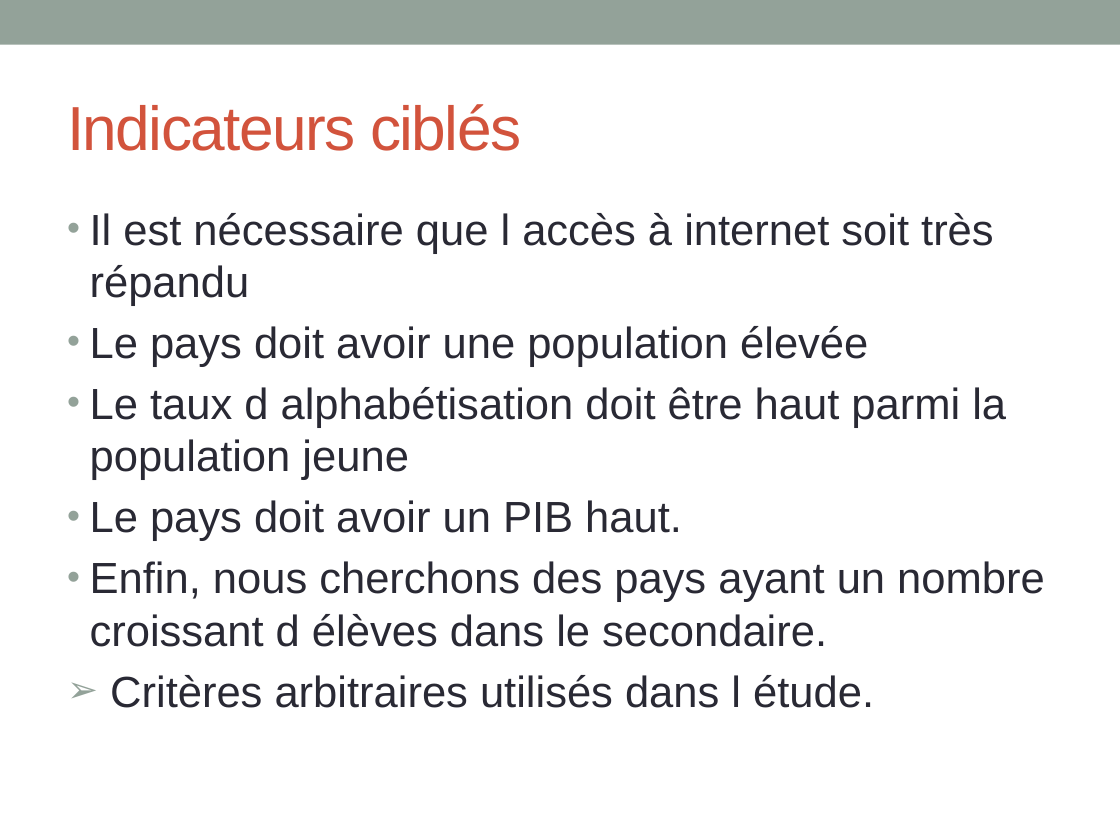
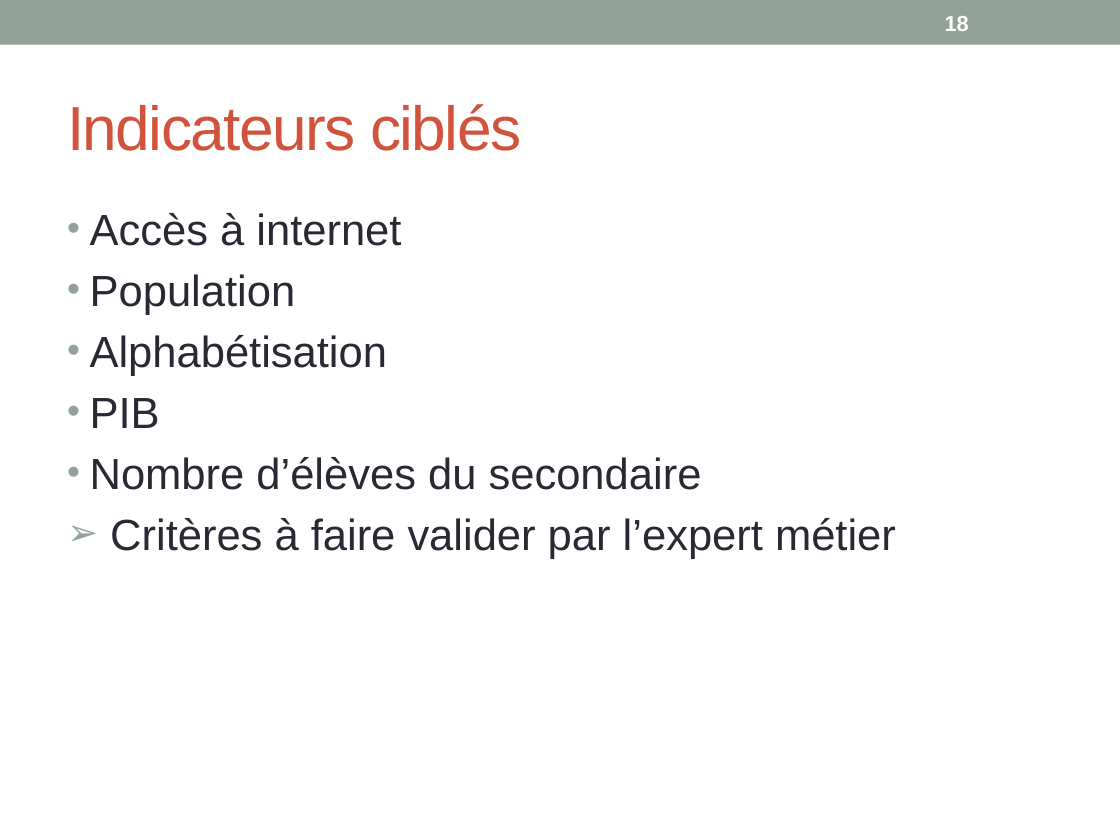
Before and after one commit to khub41/OC_P02, a slide deck: slide 18 of Presentation_P02.pptx (slide 17 before the commit). Drawn at 1120x840 pixels with LibreOffice and Linux fonts; fonts in the diff are those of the drawing. Boxes give left, top, right and bottom in pixels: in the first picture for what was removed or moved away, otherwise in the second. Text is boxed around its words. In the diff, an @@ line names an element or a change of style, - is before the commit and + after.

```diff
--- a/Presentation_P02.pptx
+++ b/Presentation_P02.pptx
@@ page number added at [945,16,969,31], 14 pt, text #FFFFFF, bold @@
+18
@@ text at [90,213,896,559]: text changed @@
-• Il est nécessaire que l accès à internet soit très répandu
-• Le pays doit avoir une population élevée
-• Le taux d alphabétisation doit être haut parmi la population jeune
-• Le pays doit avoir un PIB haut.
-• Enfin, nous cherchons des pays ayant un nombre croissant d élèves dans le secondaire.
-➢ Critères arbitraires utilisés dans l étude.
+• Accès à internet
+• Population
+• Alphabétisation
+• PIB
+• Nombre d’élèves du secondaire
+➢ Critères à faire valider par l’expert métier
```
Also in this commit, not shown: 38 other slides changed, 2 slides added, 1 other file.
